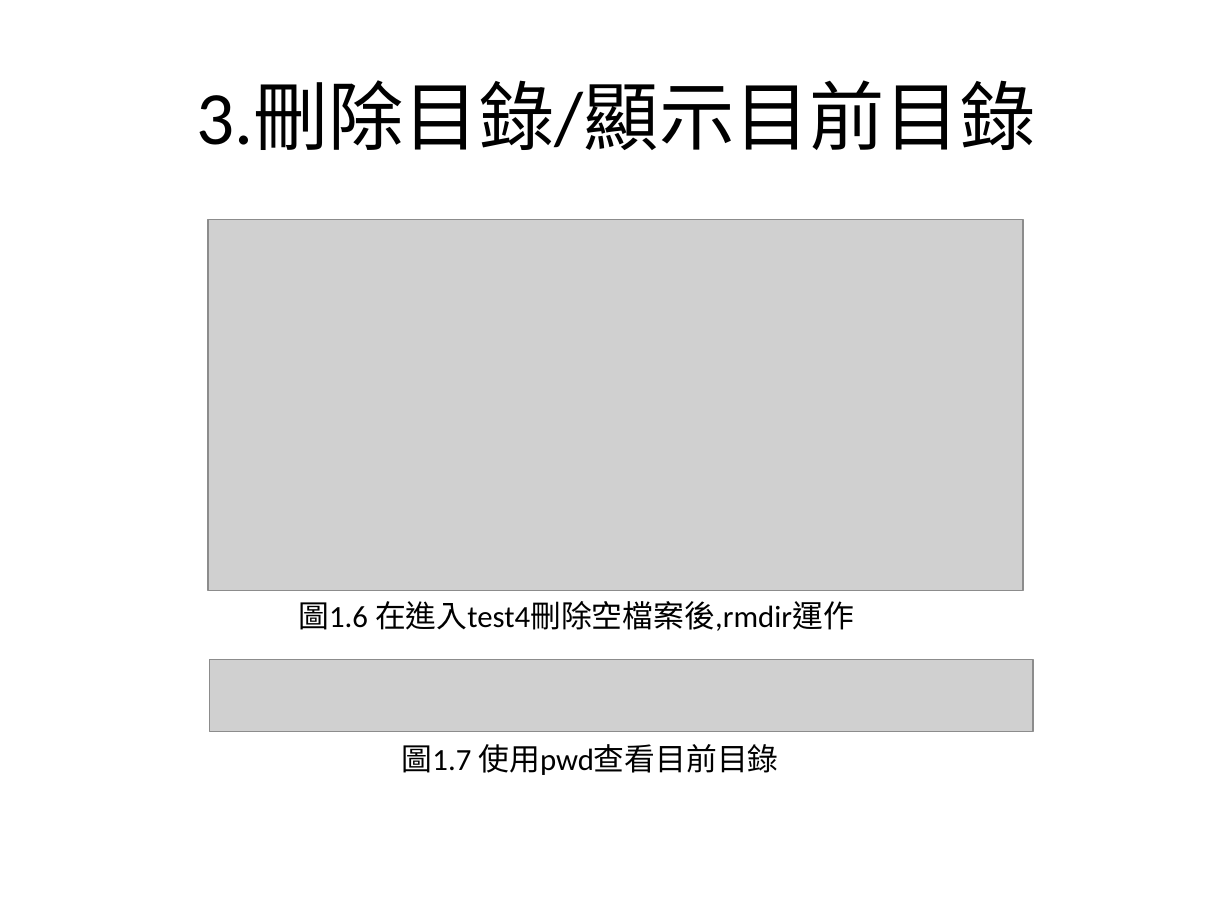
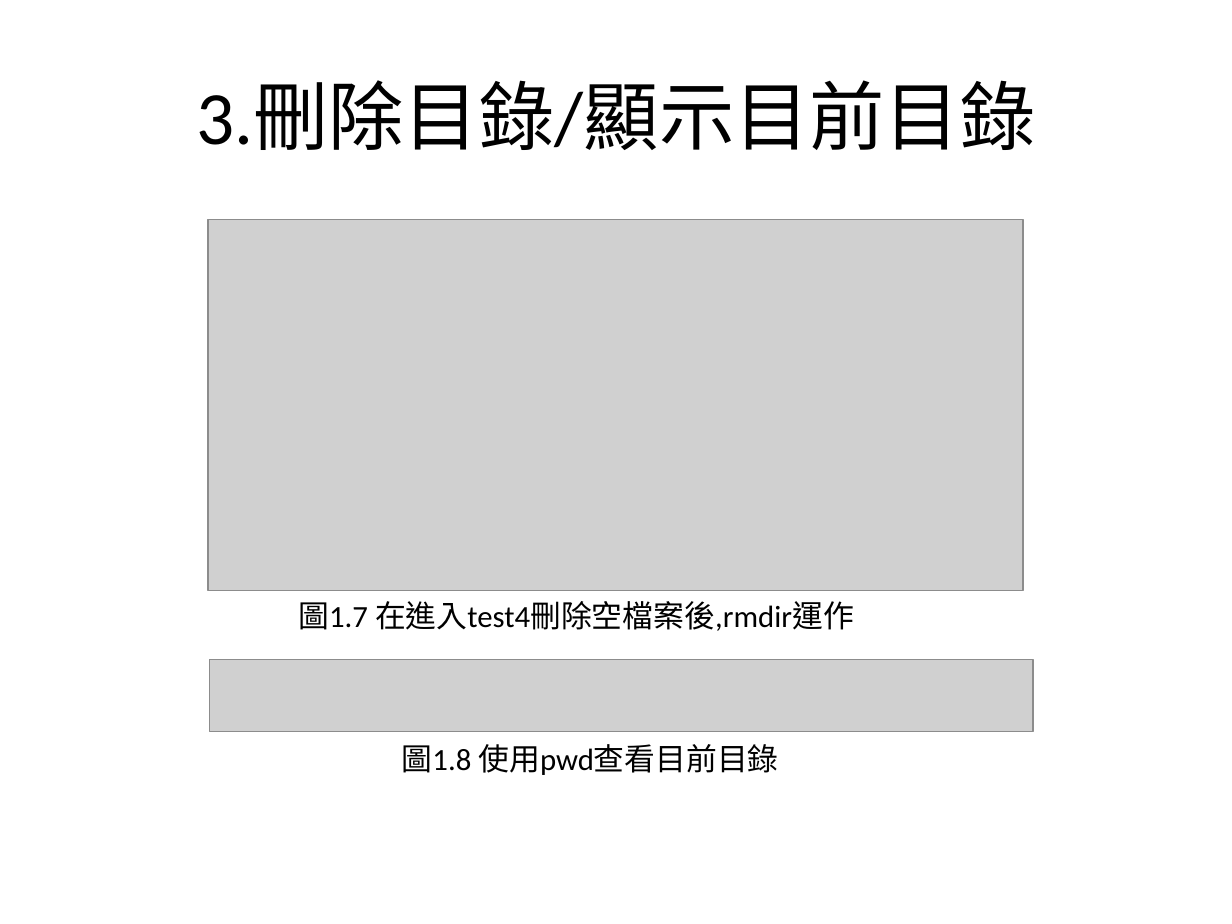
Before and after one commit to charlie11438/note, a slide deck: slide 12 of Linux/Linux_1.pptx (slide 10 before the commit). Drawn at 1232x924 pixels with LibreOffice and Linux fonts; fonts in the diff are those of the drawing; grey boxes stand for pictures. Boxes give left, top, right and bottom in pixels: in the first picture for what was removed or moved away, otherwise in the second. Text is boxed around its words. In the diff, an @@ line names an element or a change of style, - is before the commit and + after.

Commit message:
+檢視檔案/修改圖片

```diff
--- a/Linux/Linux_1.pptx
+++ b/Linux/Linux_1.pptx
@@ text at [298,601,854,631]: text changed @@
-圖1.6 在進入test4刪除空檔案後,rmdir運作
+圖1.7 在進入test4刪除空檔案後,rmdir運作
@@ text at [402,744,778,775]: text changed @@
-圖1.7 使用pwd查看目前目錄
+圖1.8 使用pwd查看目前目錄
```
Also in this commit, not shown: 9 other slides changed, 5 slides added.
